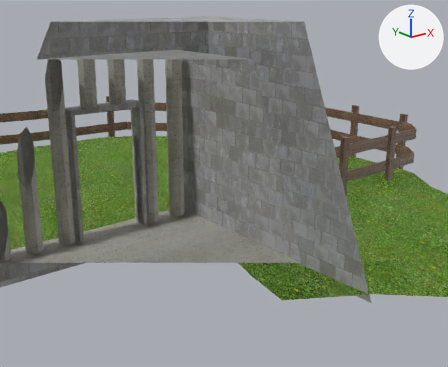
An edit to the Blender file Models/main.blend, drawn before and after from the same camera.
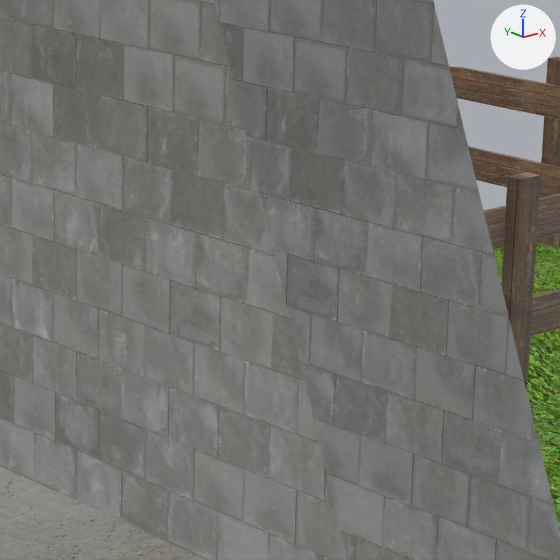
Each version is shown from a 50 mm camera at (-2.37, -5.54, 4.73) aimed at (4.75, 3.37, 1.17), then close up on the part from 45% to 79% of the width and 24% to 66% of the height. Arrows for +X, +Y and +Z are at upper right; the lights stay in place. Everything nearer to the camera than a plane just in front of the edit is cut away.

Names of what the first close-up shows: 'Fence', 'Outside', 'Plane'.
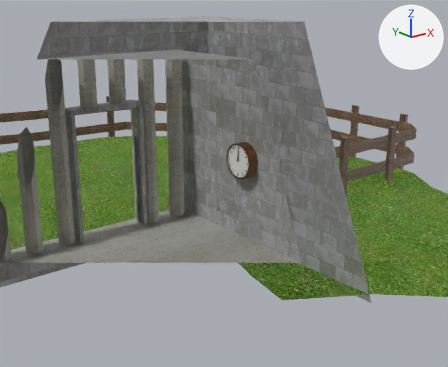
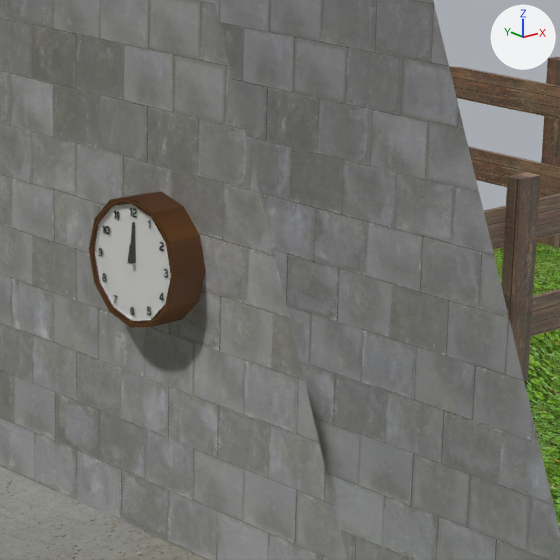
The change in detail:
Picture 'white_toilet.jpg' (img_white_toilet_jpg) is new.
Picture 'Clock.png' (img_clock_png) is new.
Material 'Toilet' (mat_toilet) is new.
Its texture is img_white_toilet_jpg.
Its specular ior level is 1.0.
Material 'Clock' (mat_clock) is new.
Its texture is img_clock_png (with its transparency).
Mesh me_cube_006 is new.
It has 8 vertices, 6 faces and spans x -1.0..0.46, y -1.0..1.0, z 0.0..7.05.
It uses material mat_metal (picture img_metal_png).
Mesh me_circle_002 is new.
It has 84 vertices, 51 faces and spans x -0.708..0.0, y -0.354..0.354, z -0.026..0.0.
Faces by material slot: [38, 13].
It uses material mat_clock (picture img_clock_png).
It uses material mat_toilet (picture img_white_toilet_jpg).
Mesh me_circle_001 is new.
It has 60 vertices, 38 faces and spans x -0.354..0.354, y -0.354..0.354, z 0.016..0.198.
It uses material mat_clock (picture img_clock_png).
Mesh me_cube_005 is new.
It has 8 vertices, 6 faces and spans x -1.0..0.5, y -1.0..1.0, z 0.0..15.0.
It uses material mat_metal (picture img_metal_png).
Object 'HourHand' (ob_hourhand) is new; it shows me_cube_006.
Its parent is ob_clock.
Its matrix parent inverse is Matrix(((0.0, 0.0, -1.0, 1.235), (0.0, 1.0, 0.0, -3.257), (1.0, 0.0, 0.0, -5.028), (0.0, 0.0, 0.0, 1.0))).
Its location is (5.003, 3.257, 1.589).
Its scale is (0.0144, 0.0144, 0.0144).
Object 'Clock' (ob_clock) is new; it shows me_circle_002.
Its parent is ob_clockback.
Its matrix parent inverse is Matrix(((0.0, 0.0, -1.0, 1.589), (0.0, 1.0, 0.0, -3.257), (1.0, 0.0, 0.0, -5.012), (0.0, 0.0, 0.0, 1.0))).
Its location is (5.028, 3.257, 1.235).
Its rotation in degrees is (0, 90, 0).
Object 'ClockBack' (ob_clockback) is new; it shows me_circle_001.
Its location is (5.012, 3.257, 1.589).
Its rotation in degrees is (0, 90, 0).
Object 'MinuteHand' (ob_minutehand) is new; it shows me_cube_005.
Its parent is ob_clock.
Its matrix parent inverse is Matrix(((0.0, 0.0, -1.0, 1.235), (0.0, 1.0, 0.0, -3.257), (1.0, 0.0, 0.0, -5.028), (0.0, 0.0, 0.0, 1.0))).
Its location is (5.017, 3.257, 1.589).
Its scale is (0.0144, 0.0144, 0.0144).

Boxes (x1, y1, x2, y2) around the edits, measured in the close-ups (560 x 560 px):
'Clock', added: after (89, 196, 179, 328)
    faces in mat_toilet (picture img_white_toilet_jpg): (95, 204, 171, 321)
    faces in mat_clock (picture img_clock_png): (89, 196, 179, 328)
'ClockBack', added (brown): after (116, 191, 206, 326)
'MinuteHand', added: after (131, 222, 136, 263)
